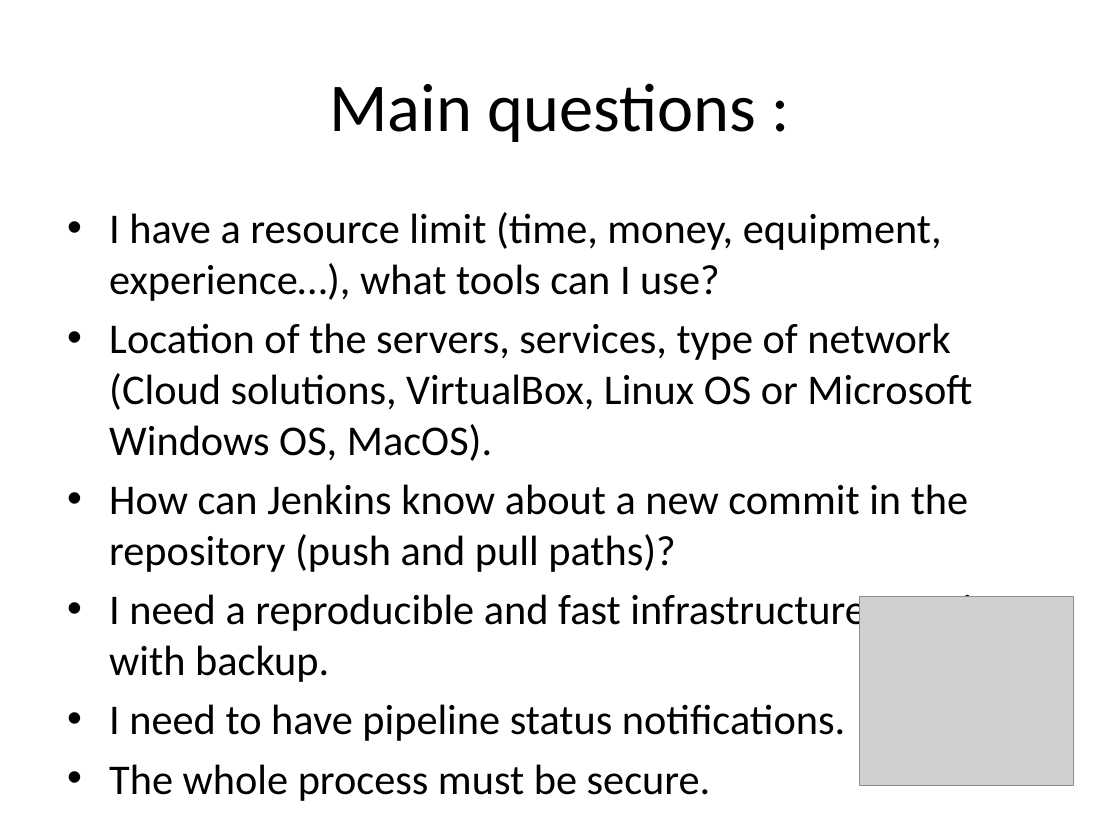
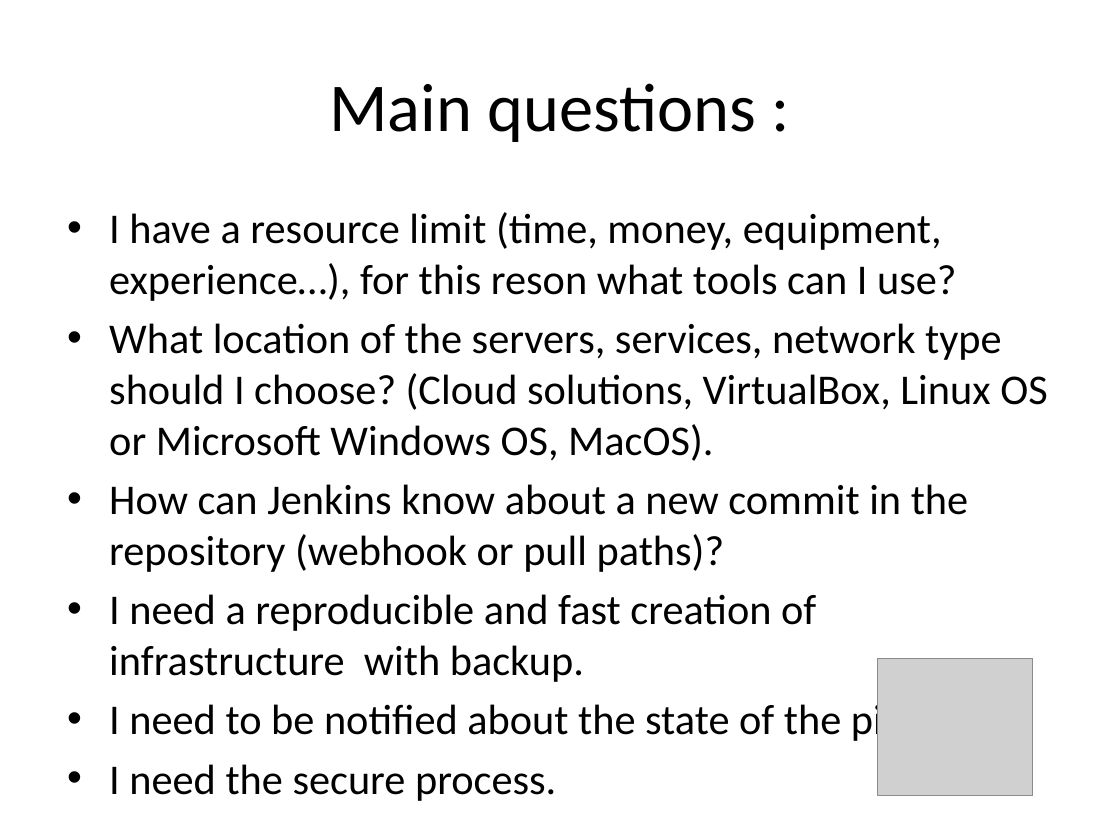
Before and after one commit to SDenisko/DevOps_online_Chernigiv_2021Q4, a slide deck: slide 3 of Final Project/Shortly about project.pptx. Drawn at 1120x840 pixels with LibreOffice and Linux fonts; fonts in the diff are those of the drawing; grey boxes stand for pictures. Boxes give left, top, right and bottom in pixels: in the first picture for what was removed or moved away, otherwise in the second. Text is boxed around its words. In the diff, an @@ line names an element or a change of style, - is before the commit and + after.

Commit message:
changed slides

```diff
--- a/Final Project/Shortly about project.pptx
+++ b/Final Project/Shortly about project.pptx
@@ text at (x1=109, y1=212, x2=1047, y2=746): text changed @@
-• I have a resource limit (time, money, equipment, experience…), what tools can I use?
-• Location of the servers, services, type of network (Cloud solutions, VirtualBox, Linux OS or Microsoft Windows OS, MacOS).
-• How can Jenkins know about a new commit in the repository (push and pull paths)?
-• I need a reproducible and fast infrastructure creation with backup.
-• I need to have pipeline status notifications.
-• The whole process must be secure.
+• I have a resource limit (time, money, equipment, experience…), for this reson what tools can I use?
+• What location of the servers, services, network type should I choose? (Cloud solutions, VirtualBox, Linux OS or Microsoft Windows OS, MacOS).
+• How can Jenkins know about a new commit in the repository (webhook or pull paths)?
+• I need a reproducible and fast creation of infrastructure with backup.
+• I need to be notified about the state of the pipeline.
+• I need the secure process.
@@ picture resized from (x1=860, y1=596, x2=1074, y2=785) to (x1=877, y1=659, x2=1033, y2=796) @@
```
Also in this commit, not shown: 1 other file.
